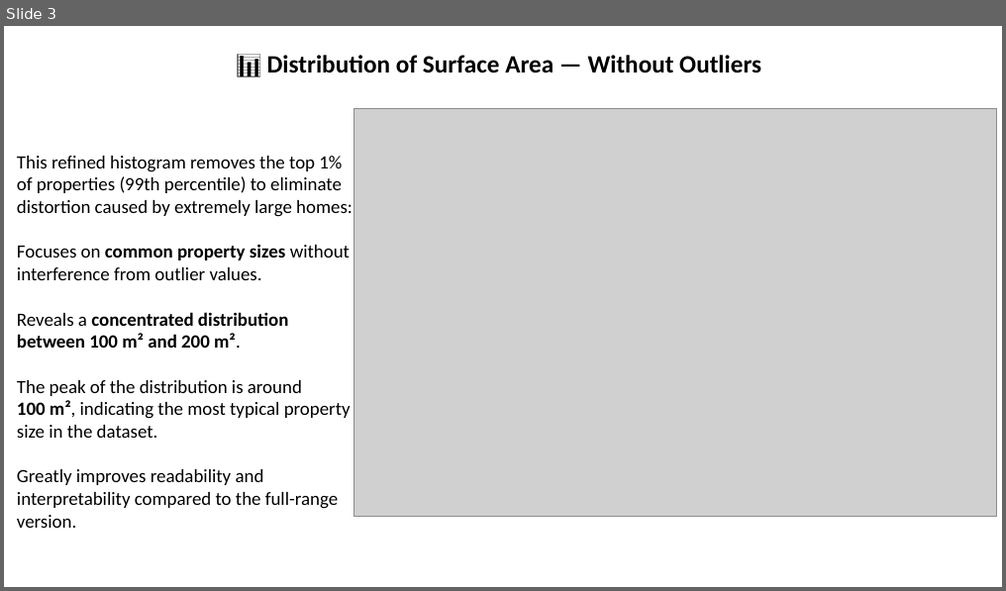
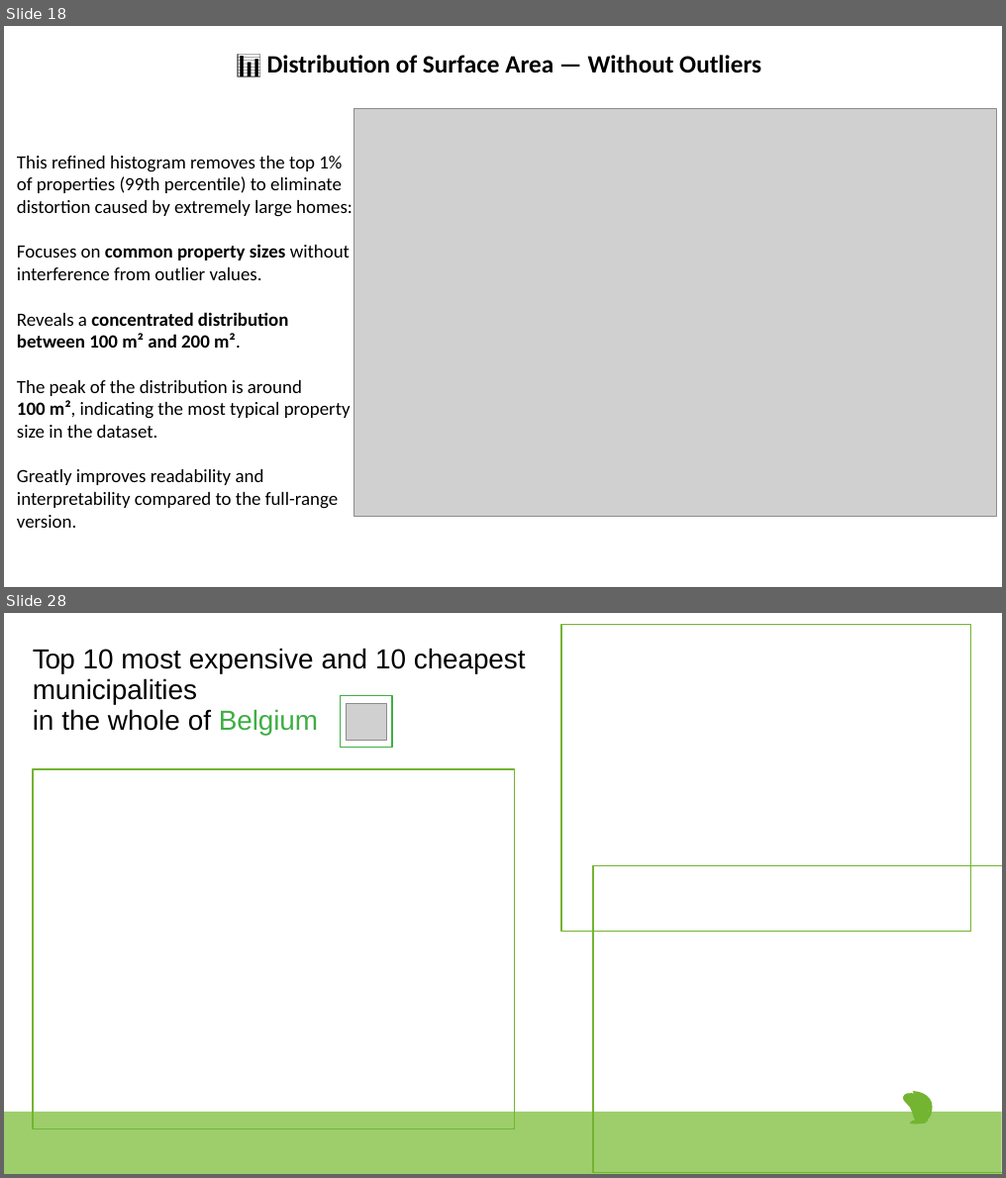
Before and after one commit to kayedee90/challenge-data-analysis, a slide deck: Presentation/Kenny_PDF.pptx. Shown one above the other, each under a label of ours: slide 3 before the commit, slides 18 and 28 after it; the slides between them are not shown. The pictures are 1006x591 and 1006x1178 pixels, drawn with LibreOffice and Linux fonts; fonts in the diff are those of the drawing; grey boxes stand for pictures; background and template pictures are left out. Boxes give left, top, right and bottom in pixels: in the first picture for what was removed or moved away, otherwise in the second. Text is boxed around its words. In the diff, an @@ line names an element or a change of style, - is before the commit and + after.

```diff
--- a/Presentation/Kenny_PDF.pptx
+++ b/Presentation/Kenny_PDF.pptx
@@ slide 28 added at (x1=4, y1=613, x2=1002, y2=1174), background #FFFFFF @@
@@ freeform shape added at (x1=561, y1=624, x2=971, y2=931), outline #73B430 1.42 pt @@
@@ text added at (x1=33, y1=648, x2=526, y2=735), 26.6 pt, text #000000 @@
+Top 10 most expensive and 10 cheapest municipalities
+in the whole of Belgium
@@ freeform shape added at (x1=341, y1=695, x2=392, y2=747), outline #3EAE45 1.42 pt @@
@@ picture added at (x1=347, y1=703, x2=387, y2=740) @@
@@ freeform shape added at (x1=33, y1=769, x2=515, y2=1130), outline #73B430 1.42 pt @@
@@ freeform shape added at (x1=593, y1=866, x2=1002, y2=1173), outline #73B430 1.42 pt @@
@@ freeform shape added at (x1=4, y1=1112, x2=1002, y2=1174), fill #9DCE6B @@
@@ freeform shape added at (x1=903, y1=1093, x2=930, y2=1124), fill #73B430 @@
@@ freeform shape added at (x1=913, y1=1091, x2=933, y2=1120), fill #73B430 @@
@@ what was slide 3 is now slide 18 @@
```
Also in this commit, not shown: 8 slides changed, 17 other slides added, 3 other files.
